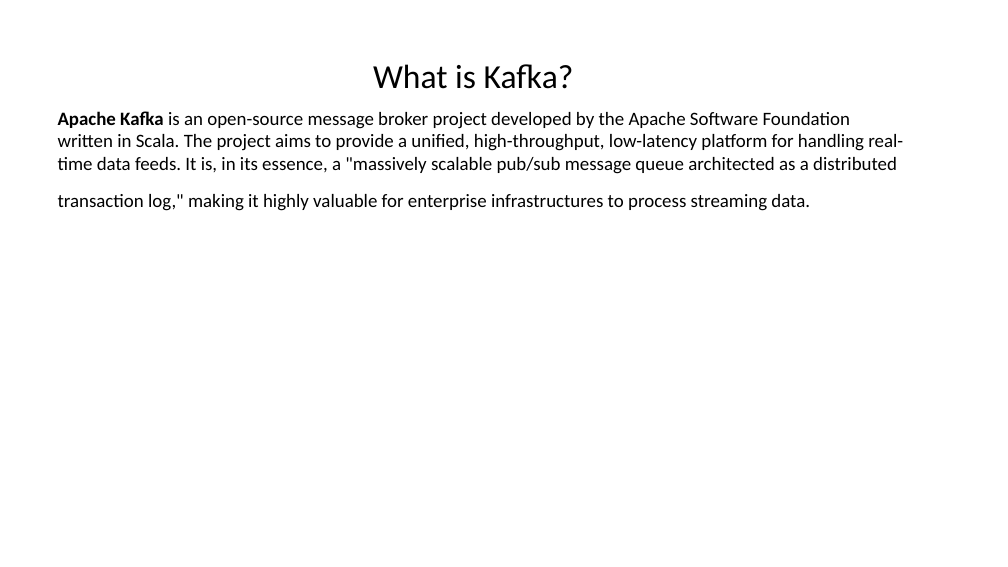
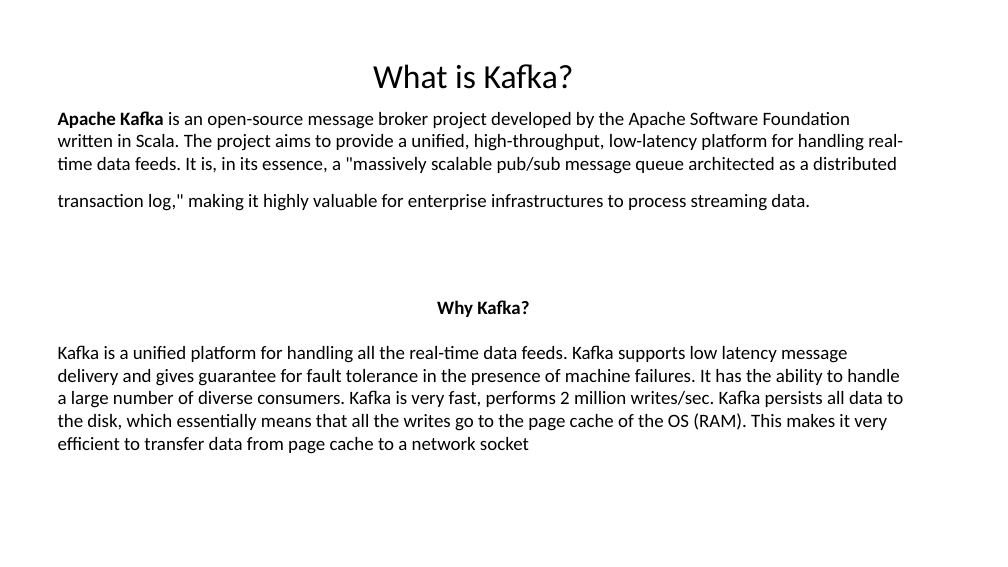
Before and after one commit to aashmishra/Bigdata_ppt, a slide deck: slide 2 of kafka.pptx. Drawn at 1008x567 pixels with LibreOffice and Linux fonts; fonts in the diff are those of the drawing. Boxes give left, top, right and bottom in pixels: in the first picture for what was removed or moved away, otherwise in the second. Text is boxed around its words. In the diff, an @@ line names an element or a change of style, - is before the commit and + after.

```diff
--- a/kafka.pptx
+++ b/kafka.pptx
@@ text at <box>58,300,903,454</box>: paragraphs added @@
+Why Kafka?
+Kafka is a unified platform for handling all the real-time data feeds. Kafka supports low latency message delivery and gives guarantee for fault tolerance in the presence of machine failures. It has the ability to handle a large number of diverse consumers. Kafka is very fast, performs 2 million writes/sec. Kafka persists all data to the disk, which essentially means that all the writes go to the page cache of the OS (RAM). This makes it very efficient to transfer data from page cache to a network socket
```
Also in this commit, not shown: 7 other slides changed, 1 slide added, 1 slide removed.
